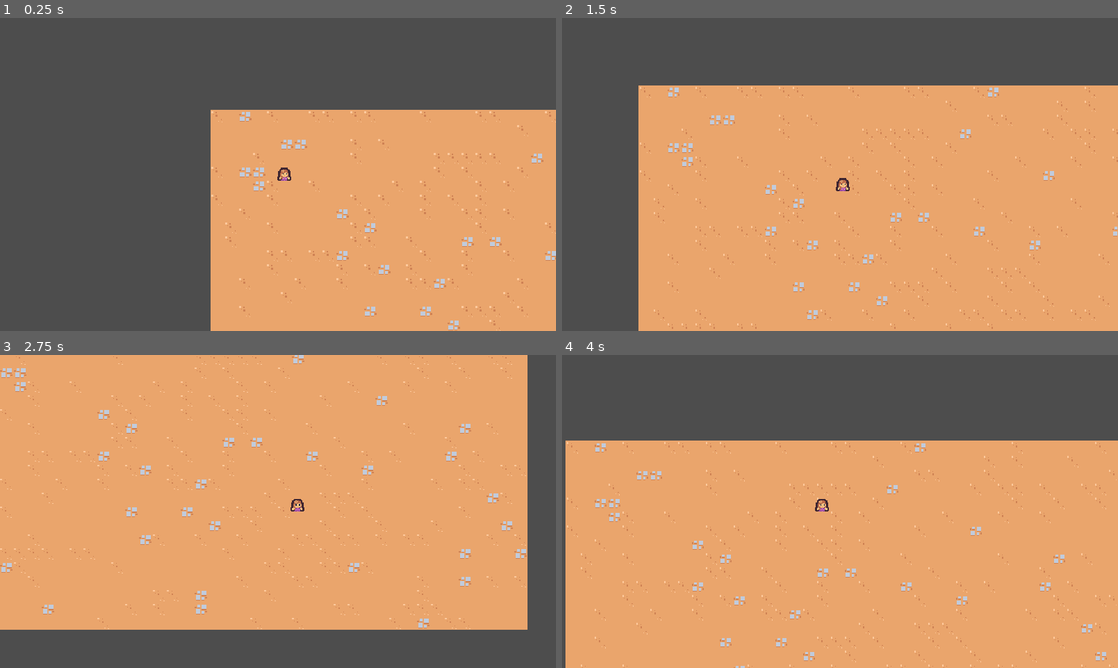
Above: before the commit, frames 1-4 (two rows, left to right).
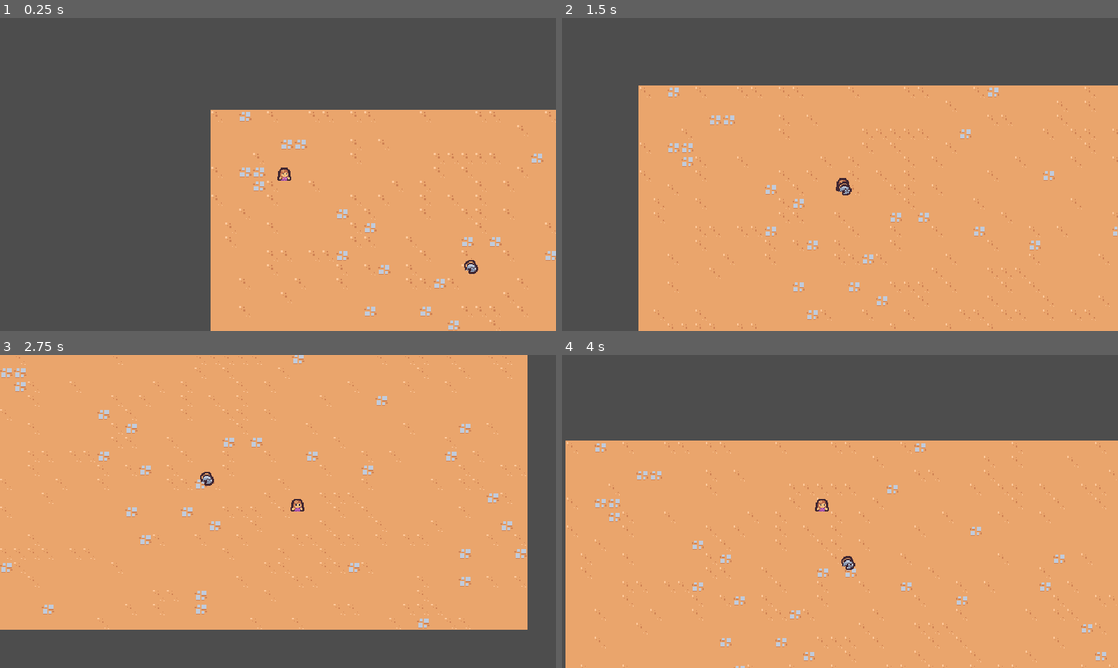
Above: after the commit, the same moments.

Repository: lilyplum/godot-tutorial
Game: Godot game, scene res://scenes/main/main.tscn
Two runs of this game, one before a commit and one after it. Both use one fixed random seed, a clock stepped at 60 frames per second and the inputs below.
Inputs:
- Up to frame 1 (0.25 s): no input
- Up to frame 2 (1.5 s): hold D (move_right) 0.53-1.28 s; hold S (move_down) from 1.28 s (still down)
- Up to frame 3 (2.75 s): release S (move_down) at 2.03 s; hold D (move_right) from 2.03 s (still down)
- Up to frame 4 (4 s): release D (move_right) at 2.78 s; hold W (move_up) 2.78-3.53 s; hold A (move_left) from 3.53 s (still down)

The runs differ from the first frame. In frame 1, less than 0.1% of the frame differs, in the area x 83-86%, y 77-82%; in frame 2, less than 0.1%; in frame 3, less than 0.1%; in frame 4, less than 0.1%.

Commit message:
add rat enemy

Diff:
--- /dev/null
+++ b/2DSurvivor/scenes/basic_enemy/basic_enemy.gd
@@ -0,0 +1,20 @@
+extends CharacterBody2D
+
+const MAX_SPEED = 75
+
+# Called when the node enters the scene tree for the first time.
+func _ready():
+	pass # Replace with function body.
+
+
+# Called every frame. 'delta' is the elapsed time since the previous frame.
+func _process(delta):
+	var direction = get_direction_to_player()
+	velocity = direction * MAX_SPEED
+	move_and_slide()
+
+func get_direction_to_player():
+	var player_node = get_tree().get_first_node_in_group("player") as Node2D
+	if player_node != null:
+		return (player_node.global_position - global_position).normalized()
+	return Vector2.ZERO
--- /dev/null
+++ b/2DSurvivor/scenes/basic_enemy/basic_enemy.tscn
@@ -0,0 +1,19 @@
+[gd_scene load_steps=4 format=3 uid="uid://bc7c3g7t5mmch"]
+
+[ext_resource type="Script" path="res://scenes/basic_enemy/basic_enemy.gd" id="1_6bcuq"]
+[ext_resource type="Texture2D" uid="uid://6yncuen871ds" path="res://scenes/basic_enemy/basic_enemy.png" id="2_0ejtu"]
+
+[sub_resource type="CircleShape2D" id="CircleShape2D_gokcn"]
+radius = 5.0
+
+[node name="BasicEnemy" type="CharacterBody2D"]
+collision_layer = 0
+script = ExtResource("1_6bcuq")
+
+[node name="Sprite2D" type="Sprite2D" parent="."]
+texture = ExtResource("2_0ejtu")
+offset = Vector2(0, -4)
+
+[node name="CollisionShape2D" type="CollisionShape2D" parent="."]
+position = Vector2(0, -5)
+shape = SubResource("CircleShape2D_gokcn")
--- a/2DSurvivor/scenes/main/main.tscn
+++ b/2DSurvivor/scenes/main/main.tscn
@@ -1,8 +1,9 @@
-[gd_scene load_steps=4 format=3 uid="uid://kbby5yd24pju"]
+[gd_scene load_steps=5 format=3 uid="uid://kbby5yd24pju"]
 
 [ext_resource type="PackedScene" uid="uid://d1xjxonb55c65" path="res://scenes/player/player.tscn" id="1_aq3mg"]
 [ext_resource type="PackedScene" uid="uid://48k4g0lfy2f" path="res://scenes/game_camera/game_camera.tscn" id="1_bqj3h"]
 [ext_resource type="TileSet" uid="uid://bjrcjyicwi3le" path="res://resources/tileset.tres" id="1_q4ewa"]
+[ext_resource type="PackedScene" uid="uid://bc7c3g7t5mmch" path="res://scenes/basic_enemy/basic_enemy.tscn" id="4_d80a1"]
 
 [node name="Main" type="Node"]
 
@@ -15,3 +16,6 @@
 
 [node name="Player" parent="." instance=ExtResource("1_aq3mg")]
 position = Vector2(85, 82)
+
+[node name="BasicEnemy" parent="." instance=ExtResource("4_d80a1")]
+position = Vector2(317, 193)
--- a/2DSurvivor/scenes/player/player.tscn
+++ b/2DSurvivor/scenes/player/player.tscn
@@ -7,6 +7,7 @@
 radius = 5.0
 
 [node name="Player" type="CharacterBody2D" groups=["player"]]
+collision_layer = 0
 script = ExtResource("1_5lcoy")
 
 [node name="Sprite2D" type="Sprite2D" parent="."]
Binary file added: 2DSurvivor/scenes/basic_enemy/basic_enemy.png
Not shown, added: 2DSurvivor/scenes/basic_enemy/basic_enemy.png.import
